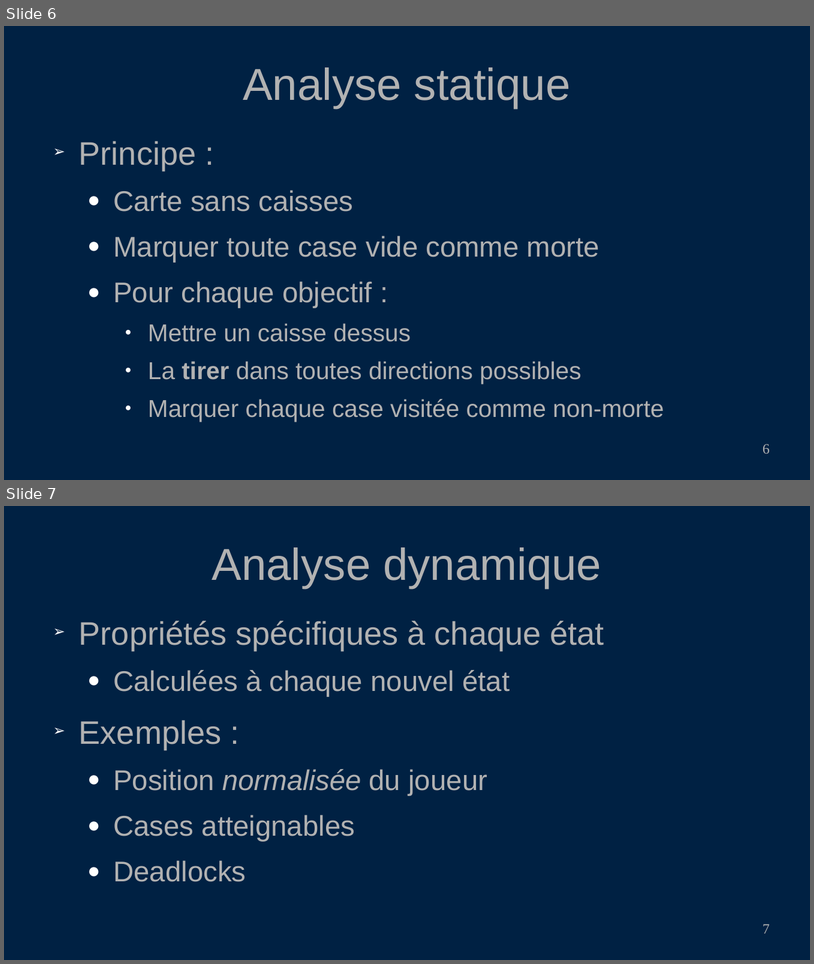
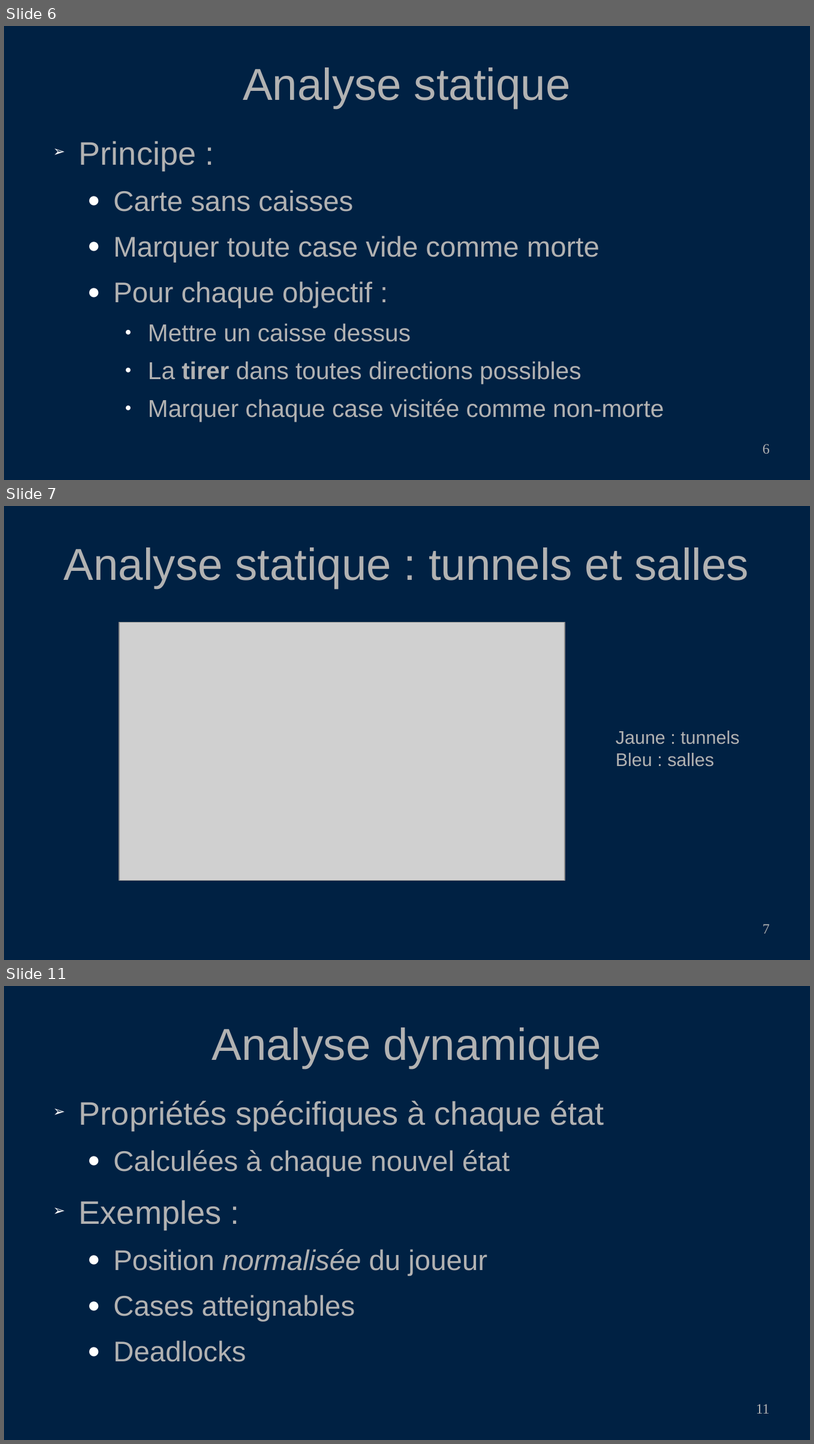
Before and after one commit to PoulpoGaz/sokoshell, a slide deck: documents/presentation.odp. Shown one above the other, each under a label of ours: slides 6 and 7 before the commit, slides 6, 7 and 11 after it; the slides between them are not shown. The pictures are 814x964 and 814x1444 pixels, drawn with LibreOffice and Linux fonts; fonts in the diff are those of the drawing; grey boxes stand for pictures. Boxes give left, top, right and bottom in pixels: in the first picture for what was removed or moved away, otherwise in the second. Text is boxed around its words. In the diff, an @@ line names an element or a change of style, - is before the commit and + after.

Commit message:
add freeze deadlock, tunnel, rooms to presentation

```diff
--- a/documents/presentation.odp
+++ b/documents/presentation.odp
@@ slide 7 added at [4,506,810,960], background #002143 @@
@@ title added at [64,547,749,588], 44 pt, text #B2B2B2 @@
+Analyse statique : tunnels et salles
@@ picture added at [119,622,565,880] @@
@@ text added at [616,730,740,766], 18 pt, text #B2B2B2 @@
+Jaune : tunnels
+Bleu : salles
@@ page number added at [763,924,770,933], 14 pt, text #B2B2B2 @@
+7
@@ what was slide 7 is now slide 11 @@
@@ page number at [756,1404,770,1413]: text changed @@
-7
+11
```
Also in this commit, not shown: 1 slide changed, 4 other slides added, 3 slides removed, 21 other files.
